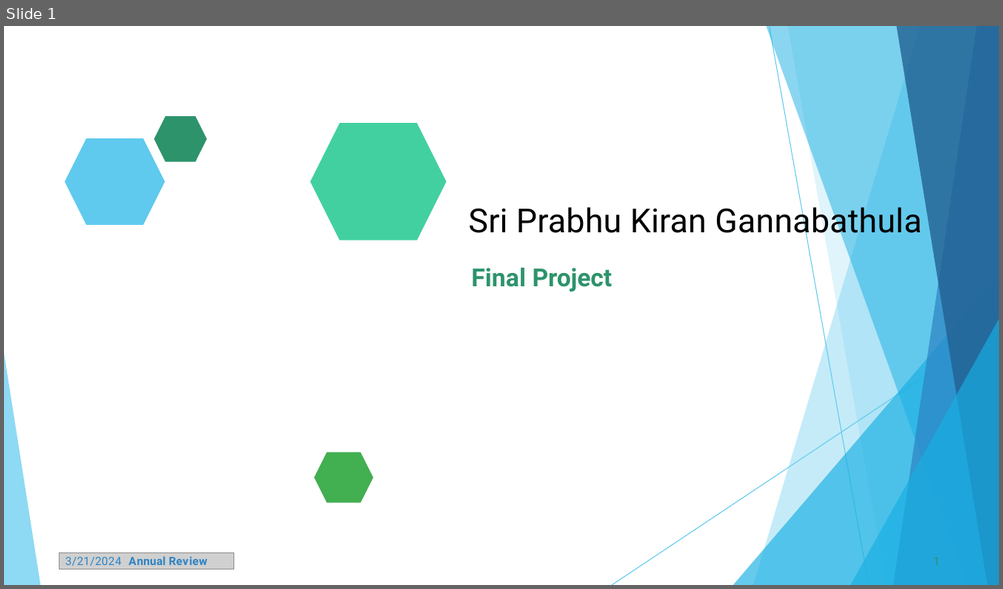
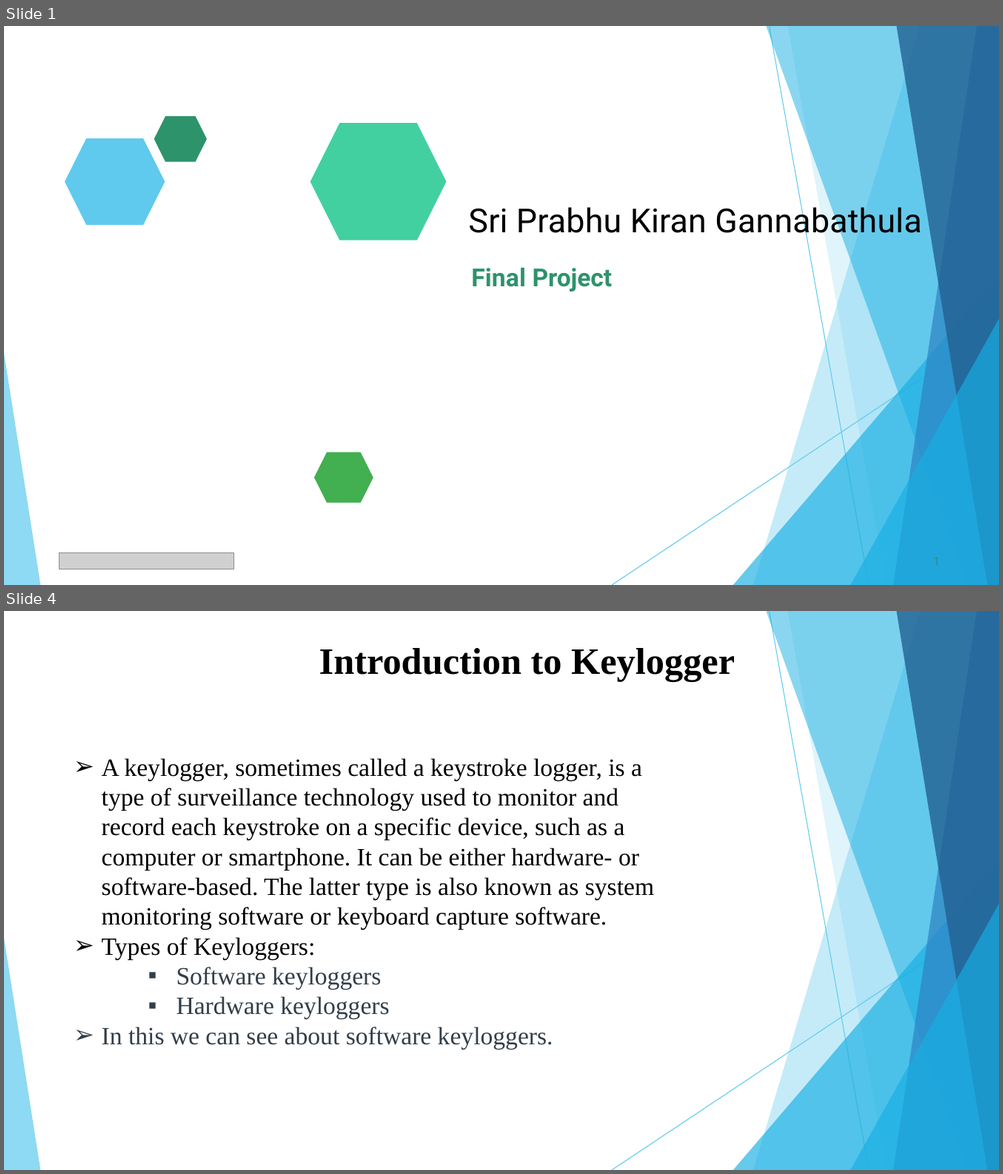
Before and after one commit to kiran-011/CS-Project, a slide deck: Cs-Project.pptx. Shown one above the other, each under a label of ours: slide 1 before the commit, slides 1 and 4 after it; the slides between them are not shown. The pictures are 1003x589 and 1003x1174 pixels, drawn with LibreOffice and Linux fonts; fonts in the diff are those of the drawing; grey boxes stand for pictures. Boxes give left, top, right and bottom in pixels: in the first picture for what was removed or moved away, otherwise in the second. Text is boxed around its words. In the diff, an @@ line names an element or a change of style, - is before the commit and + after.

```diff
--- a/Cs-Project.pptx
+++ b/Cs-Project.pptx
@@ slide 4 added at [4, 611, 999, 1170], background #FFFFFF; not listed: 10 template elements that a slide beside it also shows @@
@@ text added at [319, 648, 734, 682], 36 pt, text #000000, bold @@
+Introduction to Keylogger
@@ text added at [102, 758, 654, 1049], 24 pt, text #000000 @@
+➢ A keylogger, sometimes called a keystroke logger, is a type of surveillance technology used to monitor and record each keystroke on a specific device, such as a computer or smartphone. It can be either hardware- or software-based. The latter type is also known as system monitoring software or keyboard capture software.
+➢ Types of Keyloggers:
+    ▪ Software keyloggers
+    ▪ Hardware keyloggers
+➢ In this we can see about software keyloggers.
@@ slide 1 changed as well @@
@@ text removed at [65, 557, 208, 566] @@
-3/21/2024 Annual Review
```
Also in this commit, not shown: 7 other slides changed, 7 other slides added, 2 slides removed.
